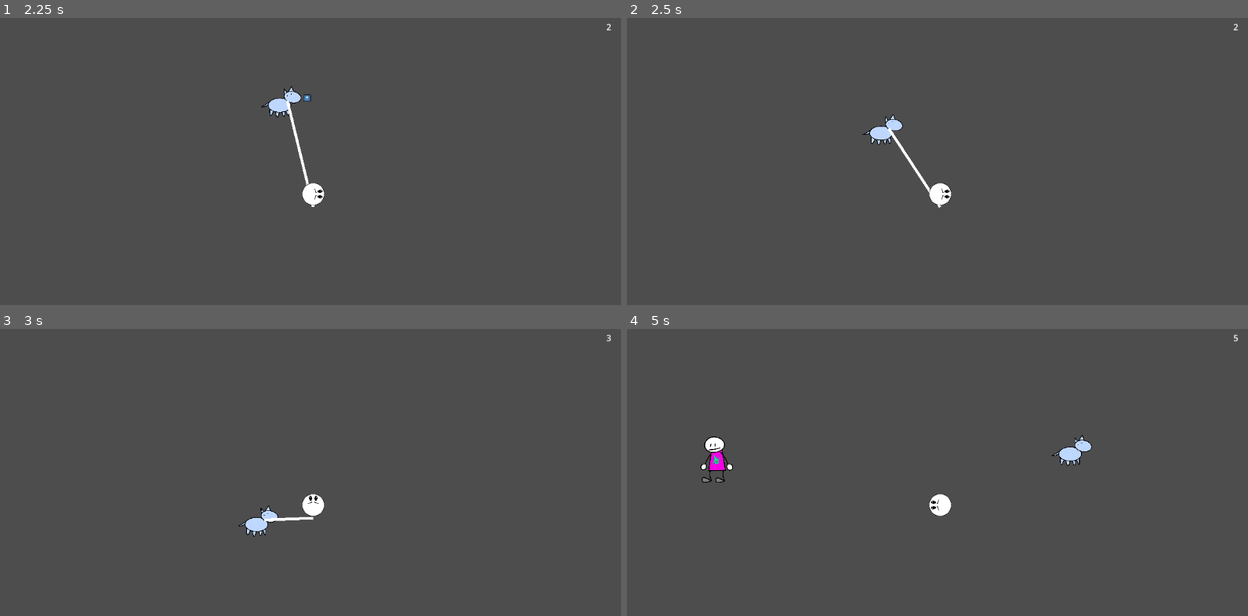
Above: before the commit, frames 1-4 (two rows, left to right).
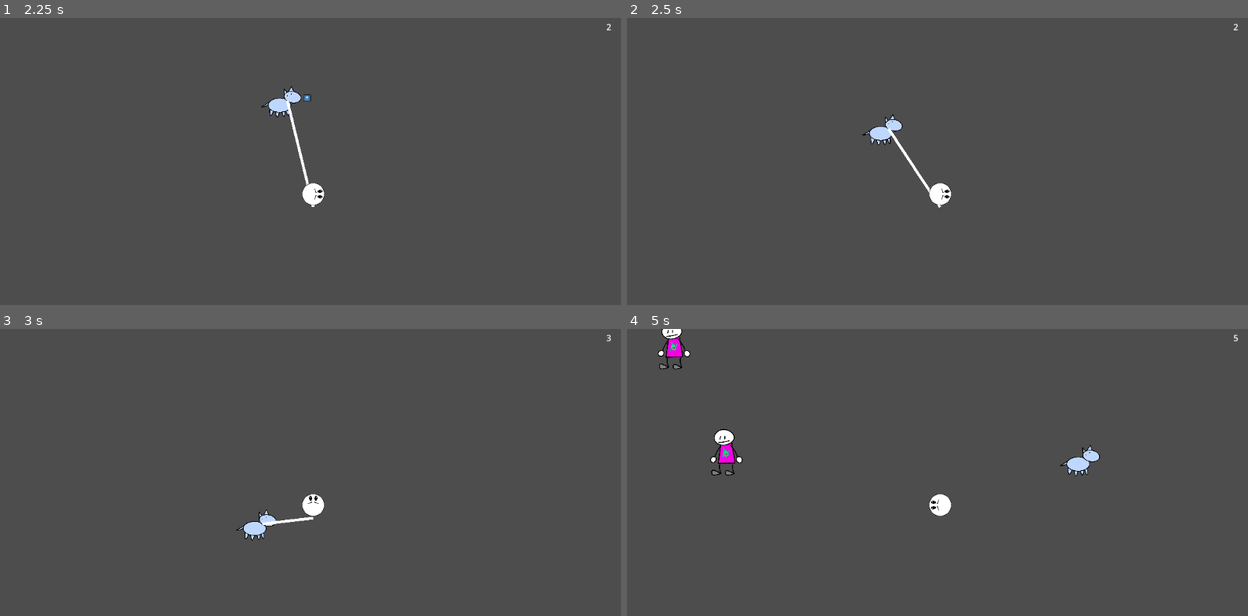
Above: after the commit, the same moments.

Repository: RandomPuddles/Un-Leashed
Game: Godot game, scene res://Scenes/main.tscn
Same seed, same stepped clock (60 frames per second), same inputs: the game is played once before the commit and once after it. This scene is started directly instead of the project's main scene. The engine's default icon, where the game draws it, is replaced by a stand-in: a white triangle on a blue panel in a dark square.
Inputs (mouse positions are in pixels of both pictures, inside the frame that each line leads up to):
- Up to frame 1 (2.25 s): move the mouse to (453, 175) at 0.52 s; hold D (right) 0.53-1.28 s; tap Shift (dash) at 0.6, 2.1 s; move the mouse to (186, 210) at 1.27 s; hold S (down) 1.28-2.03 s; click (186, 210) at 1.35 s; move the mouse to (378, 115) at 2.02 s; hold D (right) from 2.03 s (still down)
- Up to frame 2 (2.5 s): keep holding D (right)
- Up to frame 3 (3 s): move the mouse to (279, 575) at 2.77 s; release D (right) at 2.78 s; hold W (up) from 2.78 s (still down); click (279, 575) at 2.85 s
- Up to frame 4 (5 s): move the mouse to (1130, 558) at 3.52 s; release W (up) at 3.53 s; hold A (left) from 3.53 s (still down); tap Shift (dash) at 3.6 s; move the mouse to (751, 452) at 4.27 s; click (751, 452) at 4.35 s

Frame 1 is identical in both runs. In frame 2, less than 0.1% of the frame differs, in the area x 37-49%, y 33-58%; in frame 3, 0.3%; in frame 4, 1.5%, in the area x 4-77%, y 0-54%.

Commit message:
Dog hotswaps attention after eating.

Diff:
--- a/un-leashed/Scenes/main.tscn
+++ b/un-leashed/Scenes/main.tscn
@@ -6,6 +6,8 @@
 [ext_resource type="PackedScene" uid="uid://cc8vmip1lqpv8" path="res://Scenes/leash.tscn" id="4_jjvhh"]
 [ext_resource type="PackedScene" uid="uid://b056lyj2kjo7s" path="res://Scenes/levelTimer.tscn" id="5_kry3j"]
 [ext_resource type="PackedScene" uid="uid://dj2j6hjvecc1o" path="res://Scenes/Interests/victim.tscn" id="6_21xkr"]
+[ext_resource type="PackedScene" uid="uid://ck3ynxt5eu60y" path="res://Scenes/Interests/goon.tscn" id="7_344ge"]
+[ext_resource type="PackedScene" uid="uid://did5jduk4dkcq" path="res://Scenes/Interests/petter.tscn" id="8_ynf5e"]
 
 [node name="Node2D2" type="Node2D" unique_id=91032526]
 
@@ -33,3 +35,9 @@
 
 [node name="Node2D2" parent="." unique_id=1994745873 instance=ExtResource("6_21xkr")]
 position = Vector2(227, 333)
+
+[node name="Node2D" parent="." unique_id=2132922377 instance=ExtResource("7_344ge")]
+position = Vector2(287, -90)
+
+[node name="Node2D3" parent="." unique_id=1814147571 instance=ExtResource("8_ynf5e")]
+position = Vector2(-103, 744)
--- a/un-leashed/Scripts/dog.gd
+++ b/un-leashed/Scripts/dog.gd
@@ -33,17 +33,22 @@
 
 # Called when interest enters dog's bite range
 func onBiteStart(body: Node2D):
-	if body.is_in_group("Interest"):
-		biteTarget = body
-		biteTimer.start(1)
+	if not body.is_in_group("Interest"):
+		return
+
+	if not is_instance_valid(body):
+		return
+
+	biteTarget = body
+	biteTimer.start(biteStartup)
 
 # Called when it's time for dog to eat interest
 func onBiteTime():
-	biteTarget.queue_free()
+	if is_instance_valid(biteTarget):
+		biteTarget.queue_free()
+
 	biteTarget = null
-	targetInterest = null
-	interested = false
-	fear = false
+	findNewInterest()
 
 func onPossibleBiteTargetExit(body: Node2D):
 	if body == biteTarget:
@@ -54,15 +59,19 @@
 		biteTimer.stop() # Stops timer before interest is eaten
 
 func _physics_process(_delta: float) -> void:
-	# Run at target if interested
-	if interested and fear:
-		direction = -(targetInterest.global_position - global_position).normalized() # get direction towards target
-		apply_central_force(direction * runForce)
-	elif interested and linear_velocity.length() < maxSpeed:
-		direction = (targetInterest.global_position - global_position).normalized() # get direction towards target
-		apply_central_force(direction * runForce)
+	if interested and not is_instance_valid(targetInterest):
+		findNewInterest()
+		return
+		# Run at target if interested
+	if interested:
+		if fear:
+			direction = -(targetInterest.global_position - global_position).normalized() # get direction towards target
+			apply_central_force(direction * runForce)
+		elif linear_velocity.length() < maxSpeed:
+			direction = (targetInterest.global_position - global_position).normalized() # get direction towards target
+			apply_central_force(direction * runForce)
 	# Continuously apply force in the dog's current direction
-	if !interested and linear_velocity.length() < maxSpeed:
+	elif linear_velocity.length() < maxSpeed:
 		apply_central_force(direction * walkForce)
 
 # Choose a random direction for the dog to wander
@@ -97,17 +106,24 @@
 # Called when interest leaves range. Checks for new interest to run at
 func onInterestGone(argbody: Node2D):
 	# Ignore if the body that left range isn't the target body
-	if argbody != targetInterest:
+	if argbody != null and argbody != targetInterest:
 		return
-	# Look for new interest in range
-	for nodebody in detection_area.get_overlapping_bodies():
-		if nodebody is Node2D and (nodebody.is_in_group("Interest") or nodebody.is_in_group("Uninterest")):
-			onInterest(nodebody) # dog retargets
-			return
-	# Resume meandering if no interests remain
+	findNewInterest()
+
+func findNewInterest():
 	interested = false
 	fear = false
 	targetInterest = null
+
+	# Look for new interest in range
+	for nodebody in detection_area.get_overlapping_bodies():
+		if not is_instance_valid(nodebody) or nodebody.is_queued_for_deletion():
+			continue
+		if nodebody.is_in_group("Interest") or nodebody.is_in_group("Uninterest"):
+			onInterest(nodebody) # dog retargets
+			return
+
+	# Resume meandering if no interests remain
 	randTimeStart()
 	randomDirection()
 
--- a/un-leashed/Scripts/leash.gd
+++ b/un-leashed/Scripts/leash.gd
@@ -34,7 +34,6 @@
 	if currentLength > maxLength:
 		# Lower durability. lowers faster when stretched further
 		durability = durability - ((currentLength - maxLength) * 0.01)
-		print(durability)
 		# Pull force is larger when leash is pulled further
 		var pullForce: float = (currentLength - maxLength) * stiffness
 		var direction = currentLengthVector.normalized()
